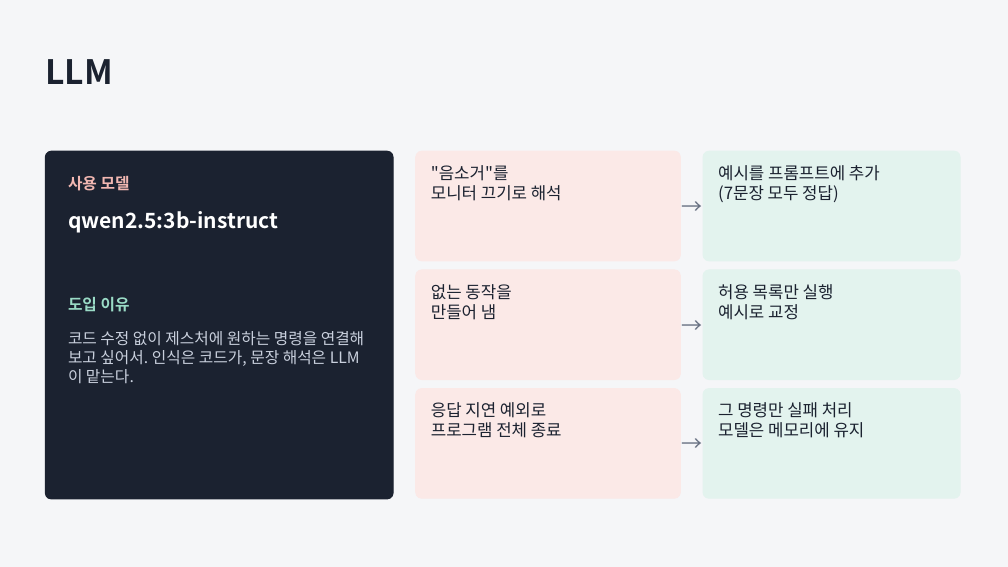
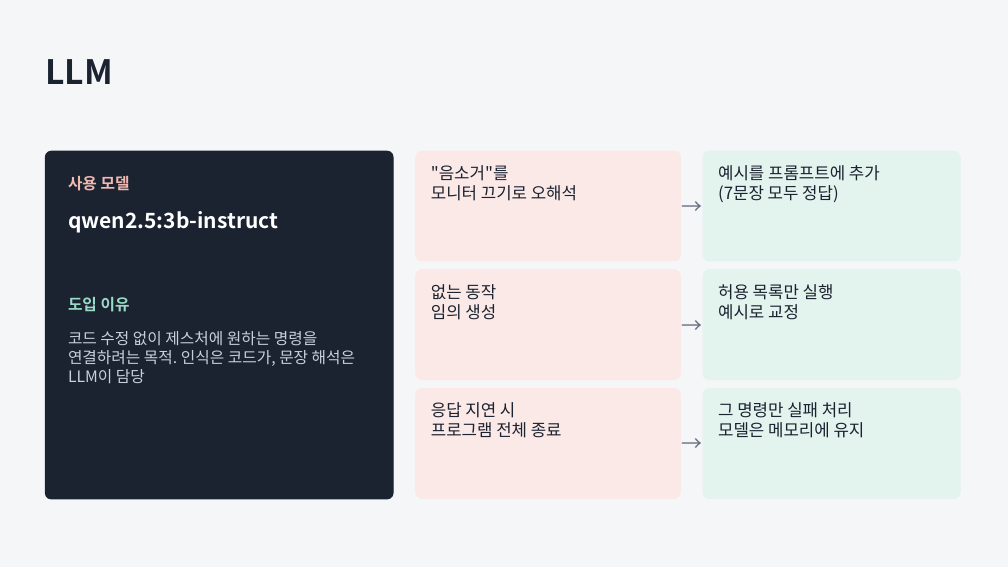
Before and after one commit to JungUH-0/JungPra, a slide deck: slide 9 of pythonpra/myproject/ppt/assistant_devlog.pptx. Drawn at 1008x567 pixels with LibreOffice and Linux fonts; fonts in the diff are those of the drawing. Boxes give left, top, right and bottom in pixels: in the first picture for what was removed or moved away, otherwise in the second. Text is boxed around its words. In the diff, an @@ line names an element or a change of style, - is before the commit and + after.

```diff
--- a/pythonpra/myproject/ppt/assistant_devlog.pptx
+++ b/pythonpra/myproject/ppt/assistant_devlog.pptx
@@ text at [431, 185, 577, 201]: text changed @@
-모니터 끄기로 해석
+모니터 끄기로 오해석
@@ text at [431, 284, 496, 320]: text changed @@
-없는 동작을
-만들어 냄
+없는 동작
+임의 생성
@@ text at [68, 331, 355, 384]: text changed @@
-코드 수정 없이 제스처에 원하는 명령을 연결해 보고 싶어서. 인식은 코드가, 문장 해석은 LLM이 맡는다.
+코드 수정 없이 제스처에 원하는 명령을 연결하려는 목적. 인식은 코드가, 문장 해석은 LLM이 담당
@@ text at [431, 402, 515, 418]: text changed @@
-응답 지연 예외로
+응답 지연 시
```
Also in this commit, not shown: 5 other slides changed, 5 other files.
